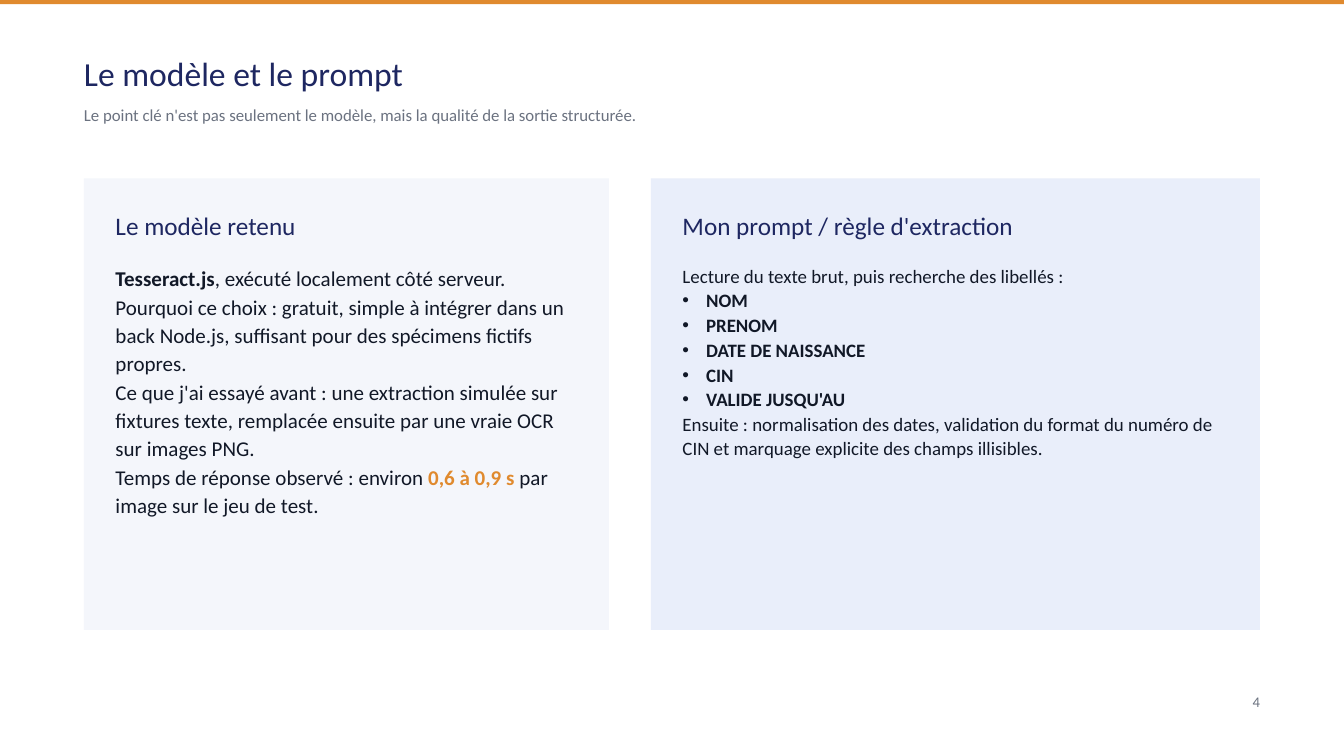
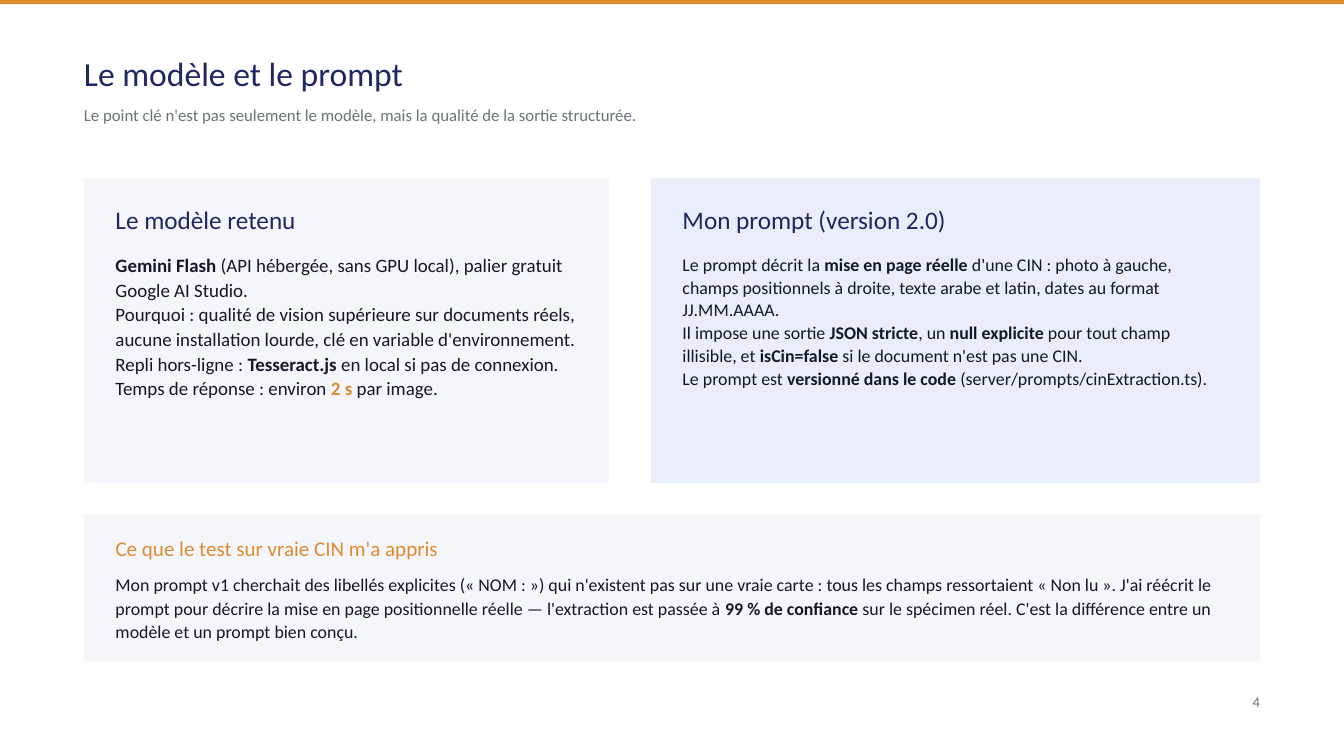
Before and after one commit to compleoRepos/ocr, a slide deck: slide 5 of presentation/soutenance-ocr-cin.pptx. Drawn at 1344x756 pixels with LibreOffice and Linux fonts; fonts in the diff are those of the drawing. Boxes give left, top, right and bottom in pixels: in the first picture for what was removed or moved away, otherwise in the second. Text is boxed around its words. In the diff, an @@ line names an element or a change of style, - is before the commit and + after.

```diff
--- a/presentation/soutenance-ocr-cin.pptx
+++ b/presentation/soutenance-ocr-cin.pptx
@@ rectangle: place and size @@
-rectangle at <box>84,178,609,630</box>
+rectangle at <box>84,178,609,483</box>
@@ rectangle: place and size @@
-rectangle at <box>651,178,1260,630</box>
+rectangle at <box>651,178,1260,483</box>
@@ text "Le modèle retenu": place and size @@
-text "Le modèle retenu" at <box>115,217,295,235</box>
+text "Le modèle retenu" at <box>115,211,295,229</box>
@@ text at <box>682,210,946,233</box>: text changed @@
-Mon prompt / règle d'extraction
+Mon prompt (version 2.0)
@@ text at <box>115,258,575,399</box>: text changed; size 20 to 18 pt @@
-Tesseract.js, exécuté localement côté serveur.
-Pourquoi ce choix : gratuit, simple à intégrer dans un back Node.js, suffisant pour des spécimens fictifs propres.
-Ce que j'ai essayé avant : une extraction simulée sur fixtures texte, remplacée ensuite par une vraie OCR sur images PNG.
-Temps de réponse observé : environ 0,6 à 0,9 s par image sur le jeu de test.
+Gemini Flash (API hébergée, sans GPU local), palier gratuit Google AI Studio.
+Pourquoi : qualité de vision supérieure sur documents réels, aucune installation lourde, clé en variable d'environnement.
+Repli hors-ligne : Tesseract.js en local si pas de connexion.
+Temps de réponse : environ 2 s par image.
@@ text at <box>682,258,1207,388</box>: text changed; size 18 to 17 pt @@
-Lecture du texte brut, puis recherche des libellés :
-• NOM
-• PRENOM
-• DATE DE NAISSANCE
-• CIN
-• VALIDE JUSQU'AU
-Ensuite : normalisation des dates, validation du format du numéro de CIN et marquage explicite des champs illisibles.
+Le prompt décrit la mise en page réelle d'une CIN : photo à gauche, champs positionnels à droite, texte arabe et latin, dates au format JJ.MM.AAAA.
+Il impose une sortie JSON stricte, un null explicite pour tout champ illisible, et isCin=false si le document n'est pas une CIN.
+Le prompt est versionné dans le code (server/prompts/cinExtraction.ts).
@@ rectangle added at <box>84,515,1260,661</box>, fill #F4F6FB @@
@@ text added at <box>116,541,437,560</box>, 20 pt, text #E08A2E @@
+Ce que le test sur vraie CIN m'a appris
@@ text added at <box>115,578,1211,641</box>, 17 pt, text #111827 @@
+Mon prompt v1 cherchait des libellés explicites (« NOM : ») qui n'existent pas sur une vraie carte : tous les champs ressortaient « Non lu ». J'ai réécrit le prompt pour décrire la mise en page positionnelle réelle — l'extraction est passée à 99 % de confiance sur le spécimen réel. C'est la différence entre un modèle et un prompt bien conçu.
```
